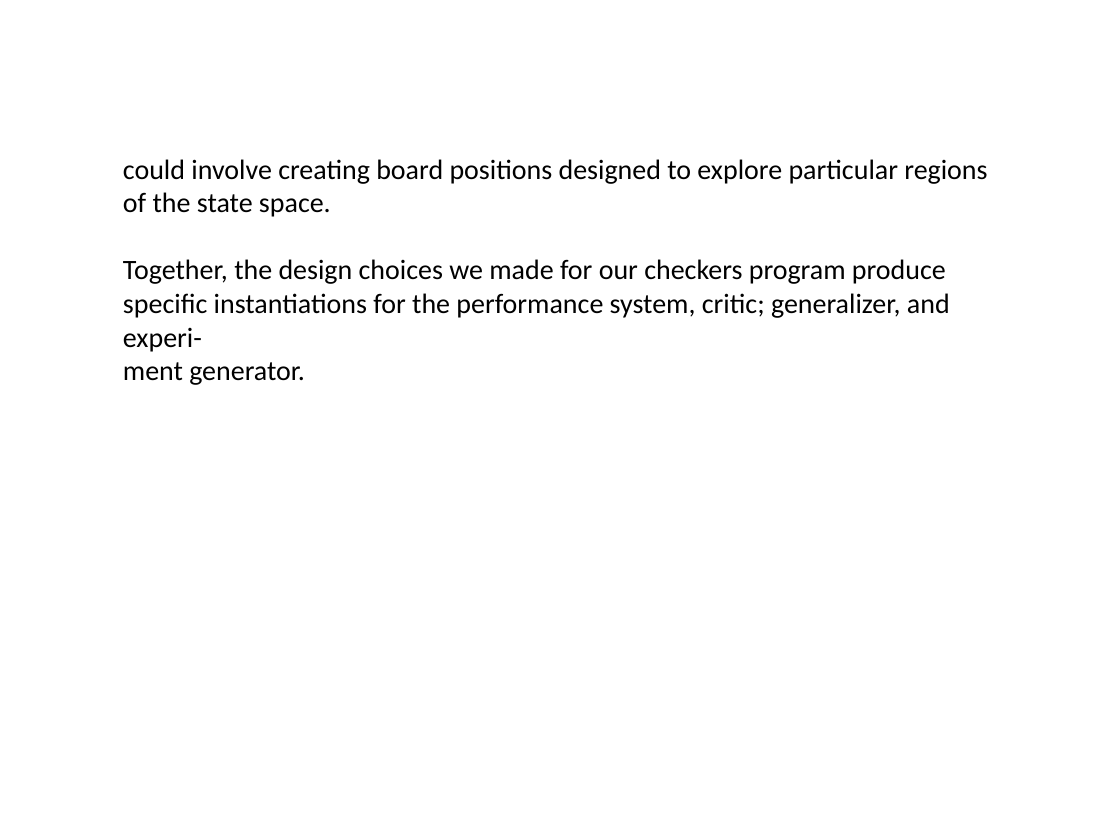
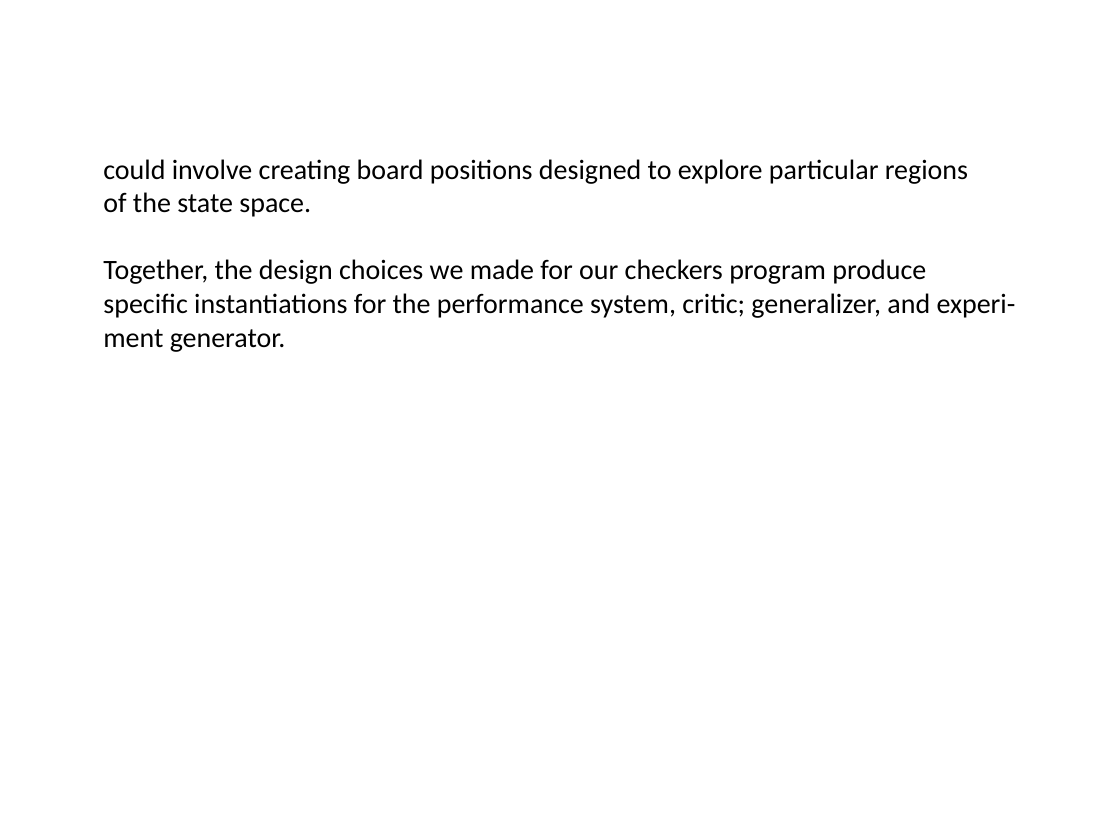
Before and after one commit to sai8151/EduFusion, a slide deck: slide 17 of output.pptx. Drawn at 1120x840 pixels with LibreOffice and Linux fonts; fonts in the diff are those of the drawing. Boxes give left, top, right and bottom in pixels: in the first picture for what was removed or moved away, otherwise in the second. Text is boxed around its words. In the diff, an @@ line names an element or a change of style, - is before the commit and + after.

```diff
--- a/output.pptx
+++ b/output.pptx
@@ text "could involve creating board positions ..." rewrapped from <box>123,159,987,385</box> to <box>103,159,1016,352</box> @@
```
Also in this commit, not shown: 62 other slides changed.
